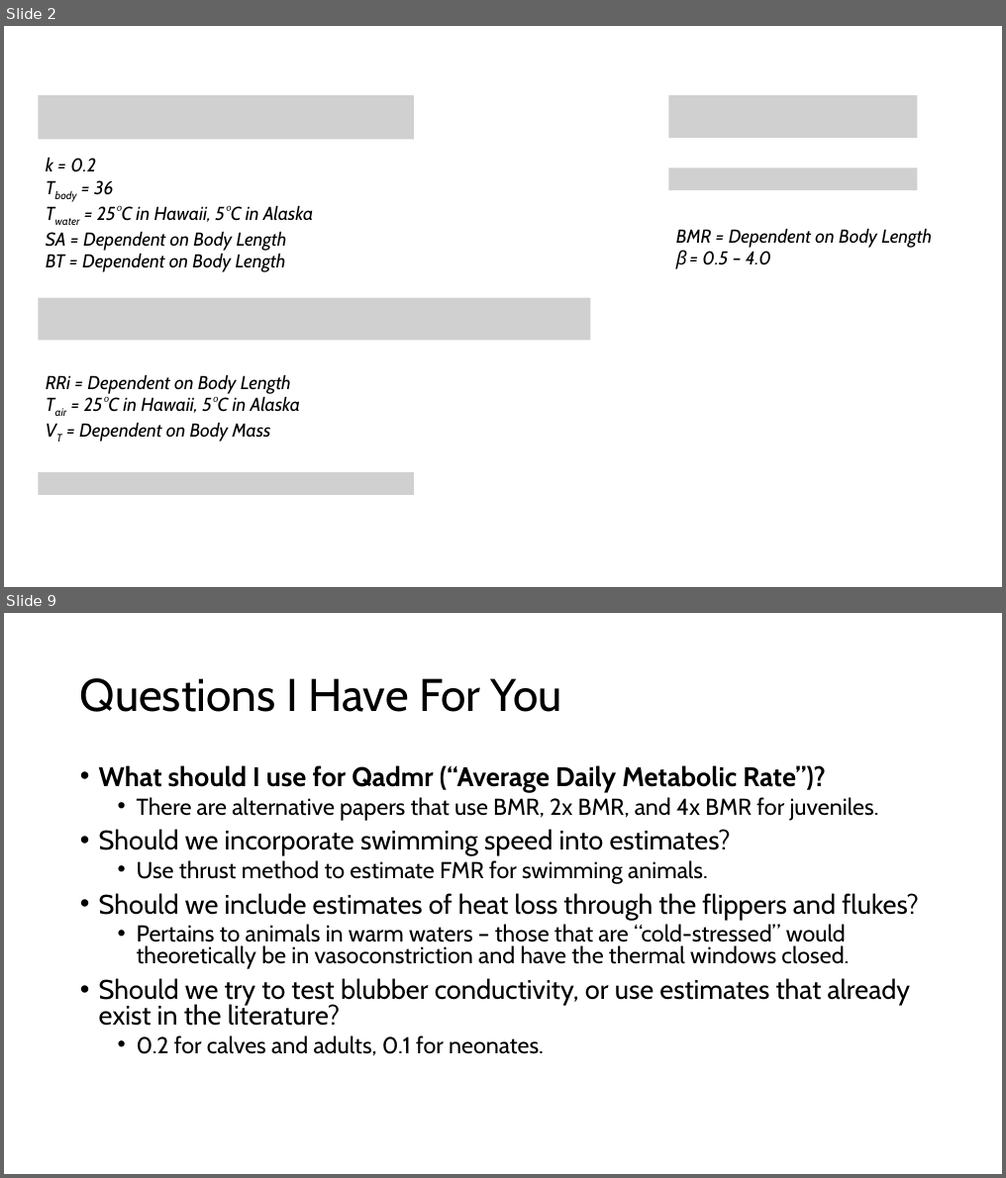
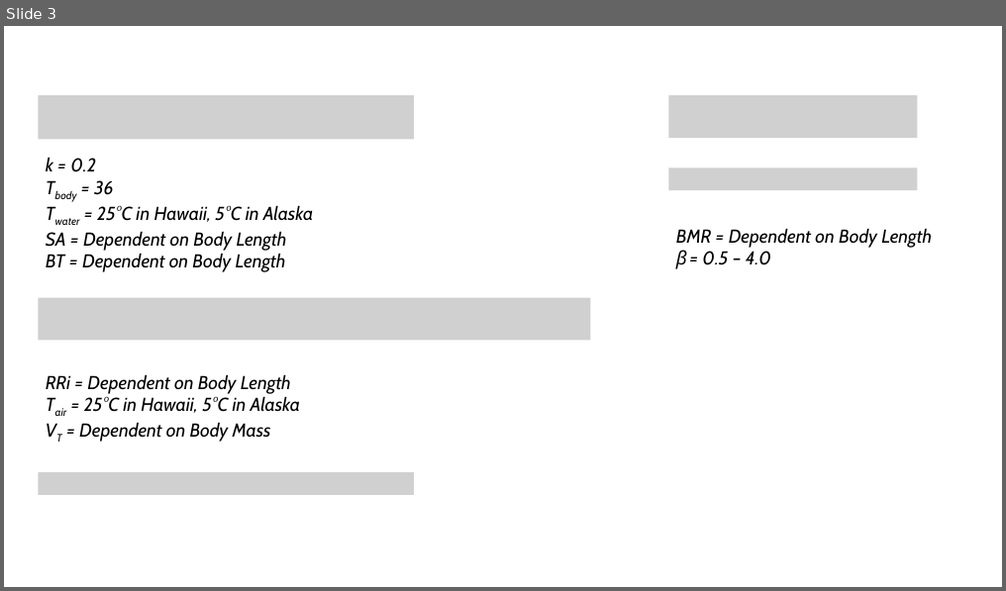
Before and after one commit to wgough/HumpbackHeatLoss, a slide deck: figs/Heat-Loss-Overview.pptx. Shown one above the other, each under a label of ours: slides 2 and 9 before the commit, slide 3 after it; the slides between them are not shown. The pictures are 1006x1178 and 1006x591 pixels, drawn with LibreOffice and Linux fonts; fonts in the diff are those of the drawing; grey boxes stand for pictures. Boxes give left, top, right and bottom in pixels: in the first picture for what was removed or moved away, otherwise in the second. Text is boxed around its words. In the diff, an @@ line names an element or a change of style, - is before the commit and + after.

```diff
--- a/figs/Heat-Loss-Overview.pptx
+++ b/figs/Heat-Loss-Overview.pptx
@@ slide 9 removed at (4,613,1002,1174), background #FFFFFF @@
@@ title removed at (80,678,562,712) @@
-Questions I Have For You
@@ text removed at (99,765,919,1057) @@
-• What should I use for Qadmr (“Average Daily Metabolic Rate”)?
-  • There are alternative papers that use BMR, 2x BMR, and 4x BMR for juveniles.
-• Should we incorporate swimming speed into estimates?
-  • Use thrust method to estimate FMR for swimming animals.
-• Should we include estimates of heat loss through the flippers and flukes?
-  • Pertains to animals in warm waters – those that are “cold-stressed” would theoretically be in vasoconstriction and have the thermal windows closed.
-• Should we try to test blubber conductivity, or use estimates that already exist in the literature?
-  • 0.2 for calves and adults, 0.1 for neonates.
@@ what was slide 2 is now slide 3 @@
```
Also in this commit, not shown: 2 slides changed, 2 slides added, 2 other slides removed, 21 other files.
